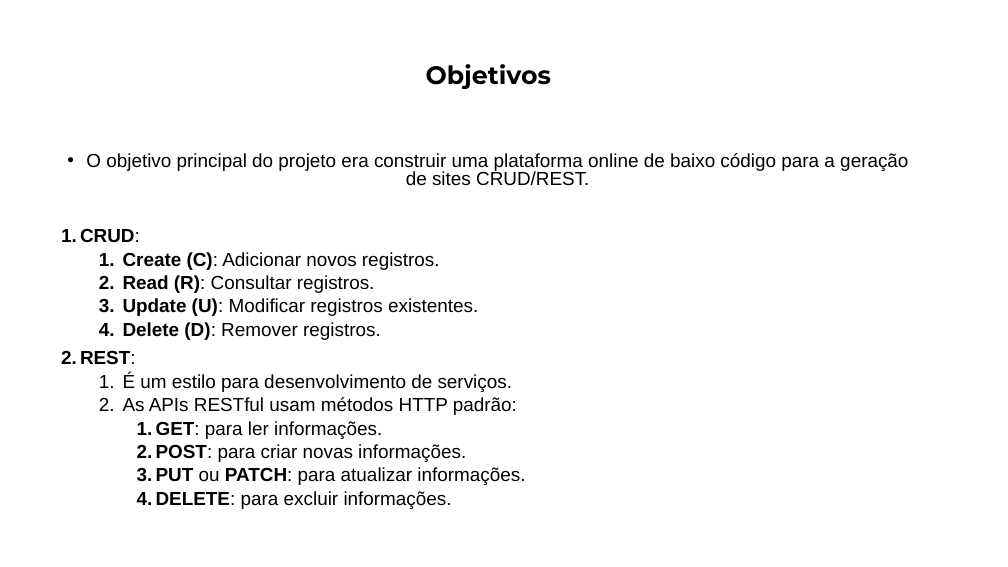
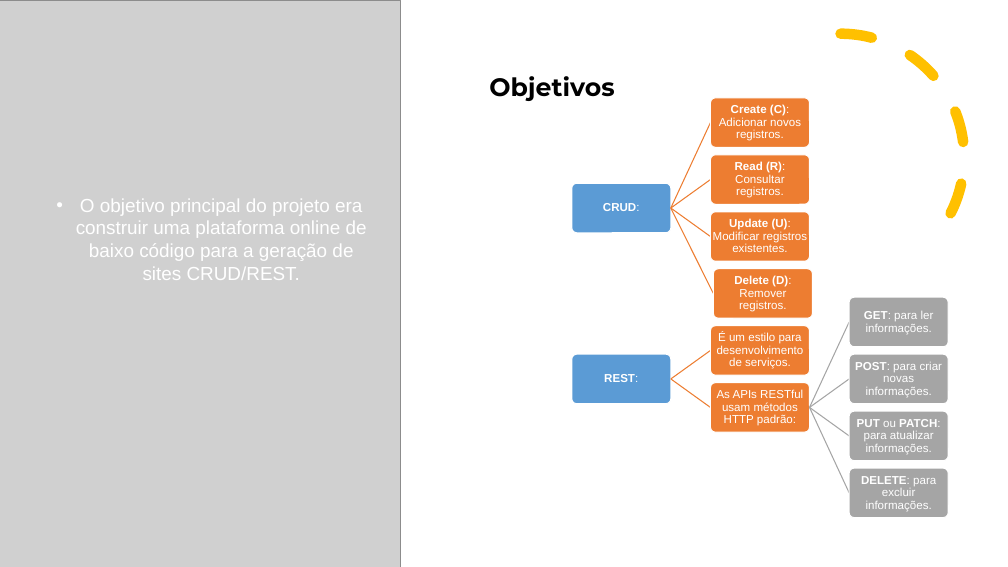
Before and after one commit to offmtm/low-code, a slide deck: slide 7 of Low Code Project.pptx. Drawn at 1008x567 pixels with LibreOffice and Linux fonts; fonts in the diff are those of the drawing; grey boxes stand for pictures. Boxes give left, top, right and bottom in pixels: in the first picture for what was removed or moved away, otherwise in the second. Text is boxed around its words. In the diff, an @@ line names an element or a change of style, - is before the commit and + after.

```diff
--- a/Low Code Project.pptx
+++ b/Low Code Project.pptx
@@ picture added at (x1=0, y1=0, x2=401, y2=567) @@
@@ title "Objetivos" moved from (x1=426, y1=64, x2=551, y2=89) to (x1=489, y1=76, x2=614, y2=101) @@
@@ title "Objetivos" at (x1=489, y1=76, x2=614, y2=101): alignment centre to left @@
@@ arc (boxed as its full ellipse) added at (x1=718, y1=34, x2=965, y2=281), outline #FFC000 10 pt dashed @@
@@ text removed at (x1=80, y1=153, x2=908, y2=509) @@
-• O objetivo principal do projeto era construir uma plataforma online de baixo código para a geração de sites CRUD/REST.
-1. CRUD:
-  1. Create (C): Adicionar novos registros.
-  2. Read (R): Consultar registros.
-  3. Update (U): Modificar registros existentes.
-  4. Delete (D): Remover registros.
-2. REST:
-  1. É um estilo para desenvolvimento de serviços.
-  2. As APIs RESTful usam métodos HTTP padrão:
-    1. GET: para ler informações.
-    2. POST: para criar novas informações.
-    3. PUT ou PATCH: para atualizar informações.
-    4. DELETE: para excluir informações.
@@ text added at (x1=76, y1=199, x2=367, y2=280), 18 pt, text #FFFFFF @@
+• O objetivo principal do projeto era construir uma plataforma online de baixo código para a geração de sites CRUD/REST.
@@ group added at (x1=572, y1=98, x2=948, y2=518): 12 rounded rectangles, 12 texts, 10 freeform shapes @@
+CRUD:
+Create (C): Adicionar novos registros.
+Read (R): Consultar registros.
+Update (U): Modificar registros existentes.
+Delete (D): Remover registros.
+REST:
+É um estilo para desenvolvimento de serviços.
+As APIs RESTful usam métodos HTTP padrão:
+GET: para ler informações.
+POST: para criar novas informações.
+PUT ou PATCH: para atualizar informações.
+DELETE: para excluir informações.
```
Also in this commit, not shown: 14 other slides changed, 2 slides added, 1 slide removed.
